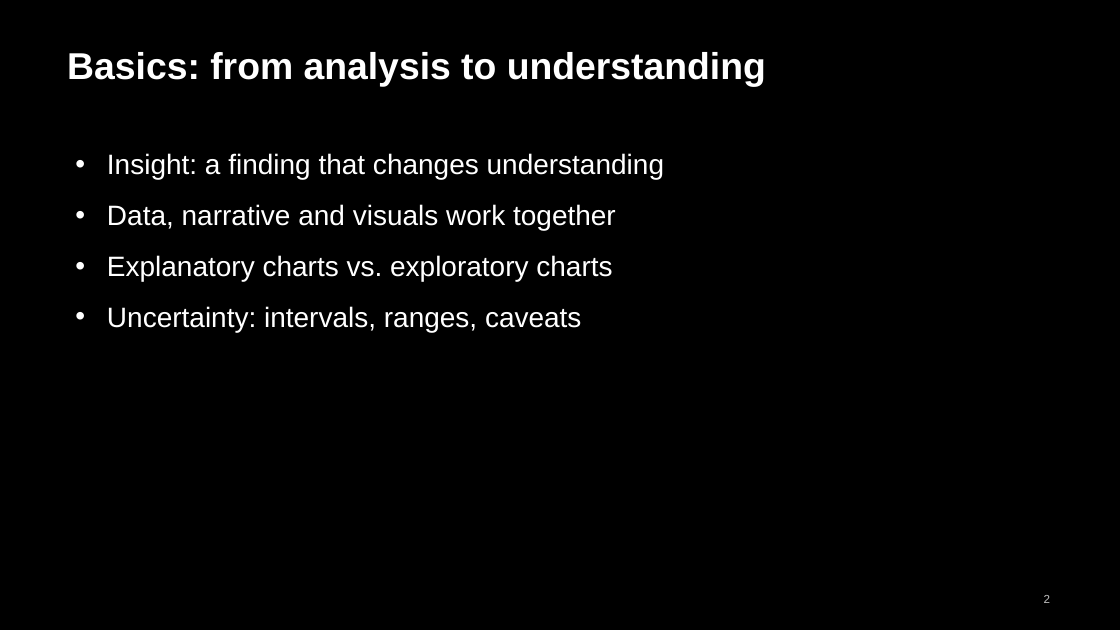
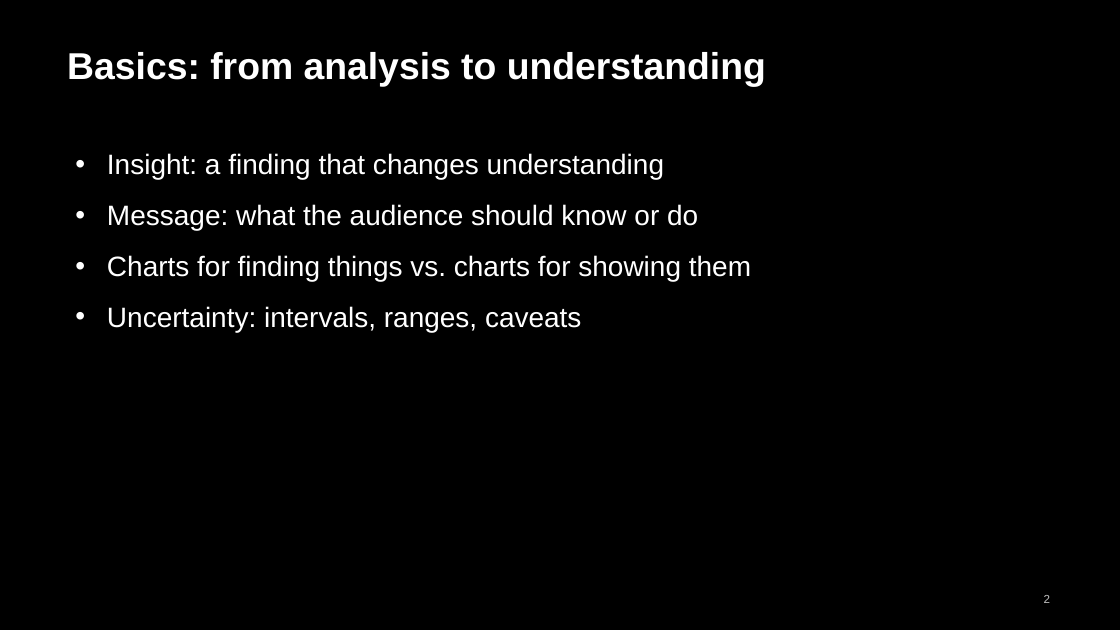
Before and after one commit to andrewcistola/Advanced-Data-Analytics-for-Health-Professionals, a slide deck: slide 2 of management-seminars/week10_communicating_findings.pptx. Drawn at 1120x630 pixels with LibreOffice and Linux fonts; fonts in the diff are those of the drawing. Boxes give left, top, right and bottom in pixels: in the first picture for what was removed or moved away, otherwise in the second. Text is boxed around its words. In the diff, an @@ line names an element or a change of style, - is before the commit and + after.

```diff
--- a/management-seminars/week10_communicating_findings.pptx
+++ b/management-seminars/week10_communicating_findings.pptx
@@ text at (107, 204, 751, 281): text changed @@
-• Data, narrative and visuals work together
-• Explanatory charts vs. exploratory charts
+• Message: what the audience should know or do
+• Charts for finding things vs. charts for showing them
```
Also in this commit, not shown: 13 other files.
